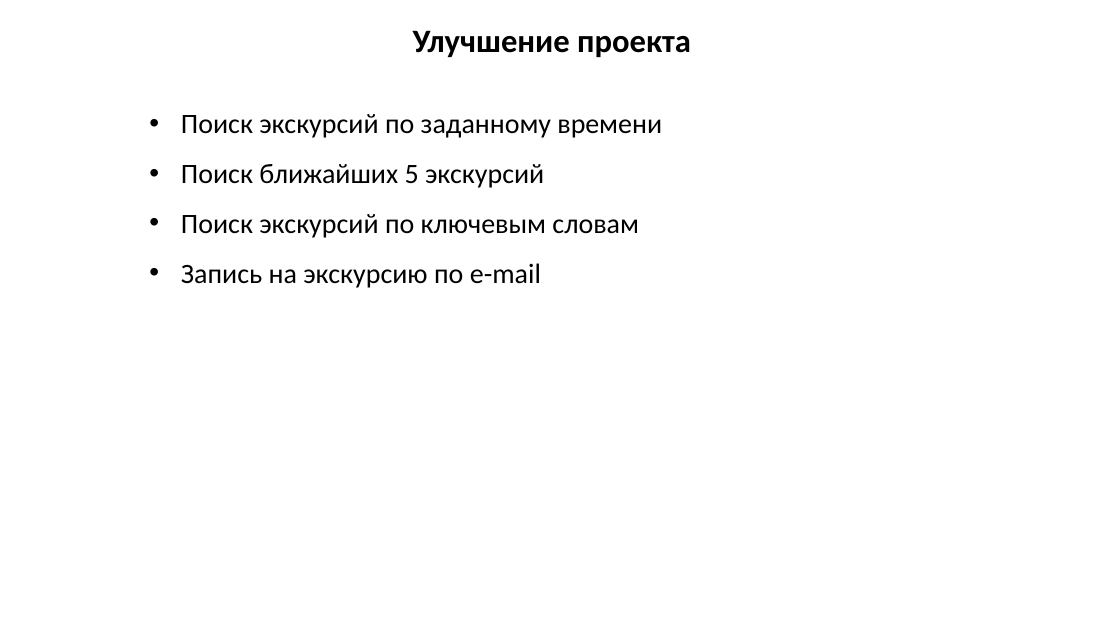
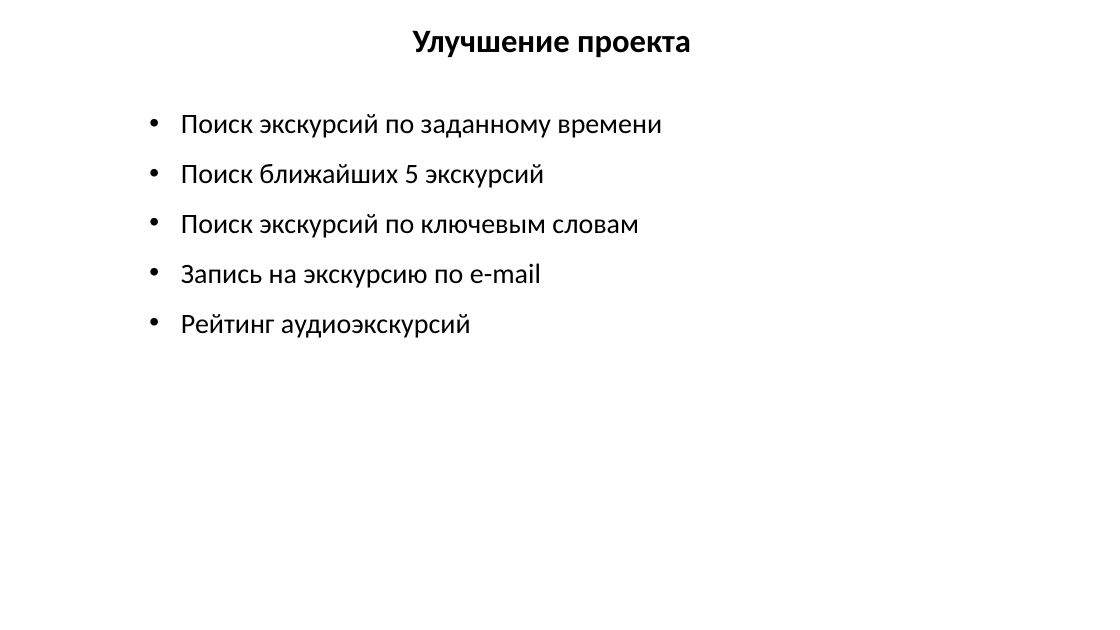
Before and after one commit to Neytrinoo/skillTour, a slide deck: slide 9 of presentation.pptx (slide 7 before the commit). Drawn at 1120x630 pixels with LibreOffice and Linux fonts; fonts in the diff are those of the drawing; background and template pictures are left out. Boxes give left, top, right and bottom in pixels: in the first picture for what was removed or moved away, otherwise in the second. Text is boxed around its words. In the diff, an @@ line names an element or a change of style, - is before the commit and + after.

```diff
--- a/presentation.pptx
+++ b/presentation.pptx
@@ text at [181, 314, 471, 338]: paragraph added @@
+• Рейтинг аудиоэкскурсий
```
Also in this commit, not shown: 2 other slides changed, 4 slides added, 2 slides removed, 2 other files.
